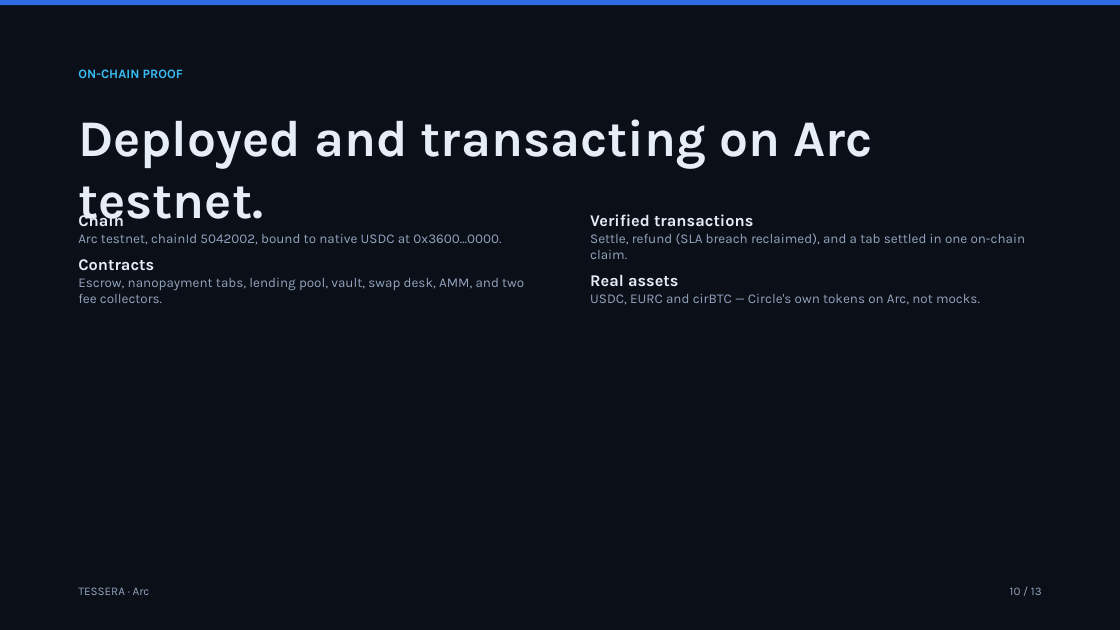
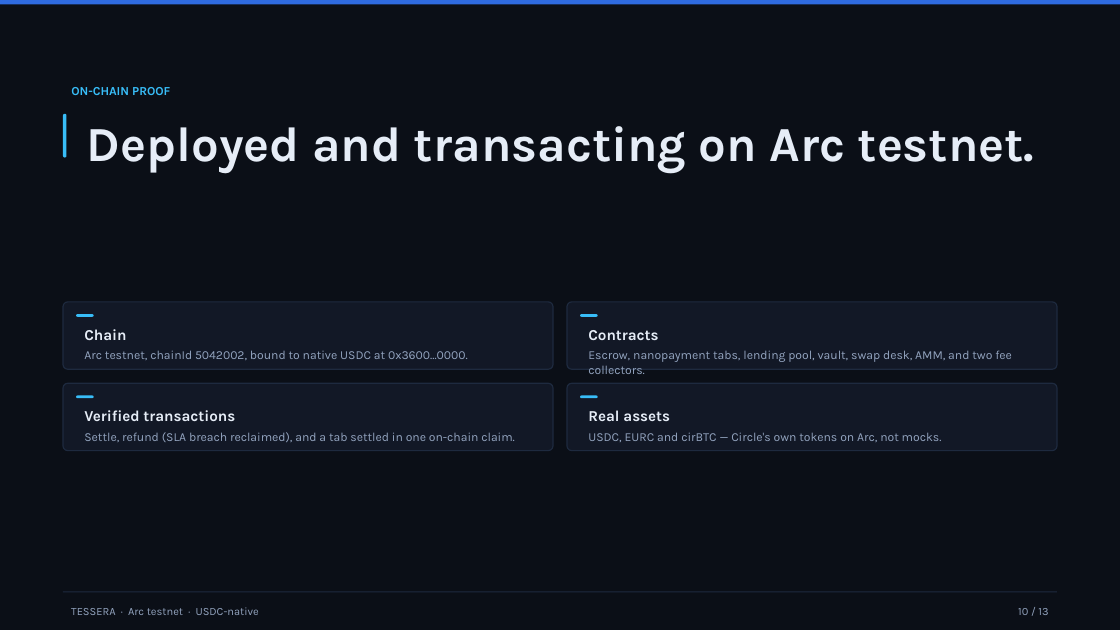
Before and after one commit to rgdtnhat/arc, a slide deck: slide 10 of docs/deck.pptx. Drawn at 1120x630 pixels with LibreOffice and Linux fonts; fonts in the diff are those of the drawing. Boxes give left, top, right and bottom in pixels: in the first picture for what was removed or moved away, otherwise in the second. Text is boxed around its words. In the diff, an @@ line names an element or a change of style, - is before the commit and + after.

```diff
--- a/docs/deck.pptx
+++ b/docs/deck.pptx
@@ text "ON-CHAIN PROOF": place and size @@
-text "ON-CHAIN PROOF" at <box>78,69,183,78</box>
+text "ON-CHAIN PROOF" at <box>71,87,170,95</box>
@@ text "ON-CHAIN PROOF" at <box>71,87,170,95</box>: size 11 to 10.5 pt @@
@@ rounded rectangle added at <box>63,113,66,157</box>, fill #38BDF8 @@
@@ text "Deployed and transacting on Arc ...": place and size @@
-text "Deployed and transacting on Arc ..." at <box>78,119,872,226</box>
+text "Deployed and transacting on Arc ..." at <box>87,126,1035,173</box>
@@ text "Deployed and transacting on Arc ..." at <box>87,126,1035,173</box>: size 44 to 42 pt @@
@@ text at <box>590,214,1026,259</box>: paragraphs removed @@
-Verified transactions
-Settle, refund (SLA breach reclaimed), and a tab settled in one on-chain claim.
@@ text at <box>78,259,524,303</box>: paragraphs removed @@
-Contracts
-Escrow, nanopayment tabs, lending pool, vault, swap desk, AMM, and two fee collectors.
@@ rounded rectangle added at <box>63,302,553,369</box>, fill #121826, outline #1E2A3F 1 pt @@
@@ text "Chain": place and size @@
-text "Chain" at <box>78,212,524,303</box>
+text "Chain" at <box>84,329,468,360</box>
@@ text "Chain" at <box>84,329,468,360</box>: size 14 to 13 pt in "Chain"; size 11.5 to 10.5 pt; more space between paragraphs @@
@@ rounded rectangle added at <box>76,314,94,317</box>, fill #38BDF8 @@
@@ rounded rectangle added at <box>567,302,1057,369</box>, fill #121826, outline #1E2A3F 1 pt @@
@@ rounded rectangle added at <box>581,314,598,317</box>, fill #38BDF8 @@
@@ text added at <box>588,330,1012,362</box>, 10.5 pt, text #93A4BF @@
+Contracts
+Escrow, nanopayment tabs, lending pool, vault, swap desk, AMM, and two fee collectors.
@@ rounded rectangle added at <box>63,383,553,450</box>, fill #121826, outline #1E2A3F 1 pt @@
@@ rounded rectangle added at <box>567,383,1057,450</box>, fill #121826, outline #1E2A3F 1 pt @@
@@ rounded rectangle added at <box>76,396,94,398</box>, fill #38BDF8 @@
@@ text added at <box>84,410,515,442</box>, 10.5 pt, text #93A4BF @@
+Verified transactions
+Settle, refund (SLA breach reclaimed), and a tab settled in one on-chain claim.
@@ text "Real assets": place and size @@
-text "Real assets" at <box>590,214,1026,305</box>
+text "Real assets" at <box>588,410,942,442</box>
@@ text "Real assets" at <box>588,410,942,442</box>: size 14 to 13 pt in "Real assets"; size 11.5 to 10.5 pt in "USDC, EURC and cirBTC — Circle's own ..."; less space between paragraphs; more space between paragraphs @@
@@ rounded rectangle added at <box>581,396,598,398</box>, fill #38BDF8 @@
@@ rectangle added at <box>63,592,1057,592</box>, fill #1E2A3F @@
@@ text at <box>71,607,259,615</box>: text changed; size 10 to 9.5 pt @@
-TESSERA · Arc
+TESSERA · Arc testnet · USDC-native
@@ text "10 / 13": place and size @@
-text "10 / 13" at <box>1010,587,1042,595</box>
+text "10 / 13" at <box>1018,608,1048,615</box>
@@ text "10 / 13" at <box>1018,608,1048,615</box>: size 10 to 9.5 pt @@
```
Also in this commit, not shown: 12 other slides changed, 2 other files.
